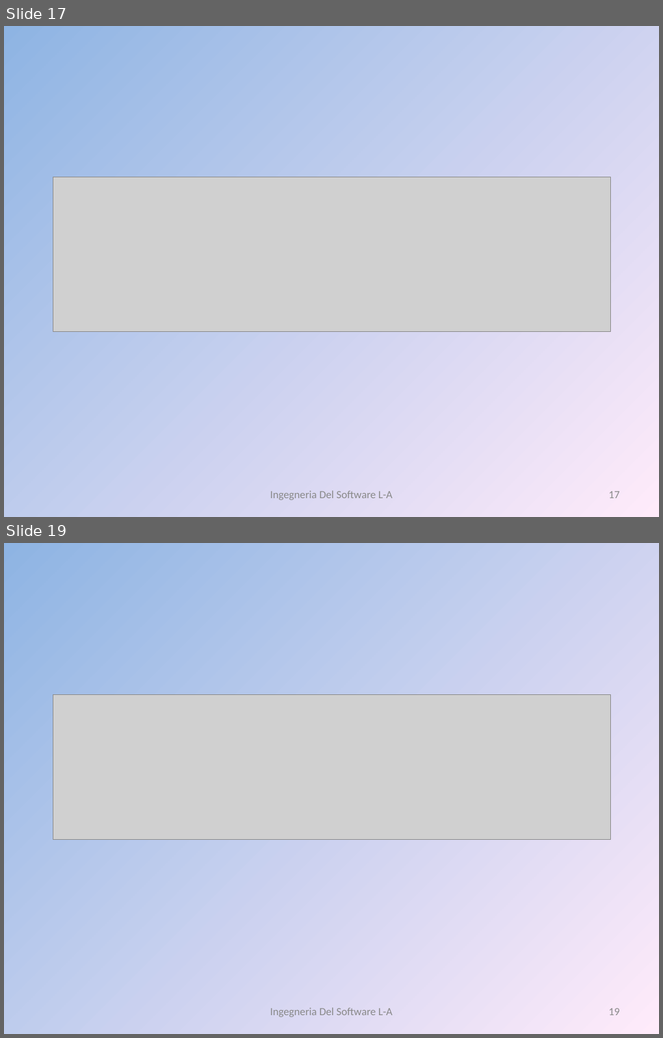
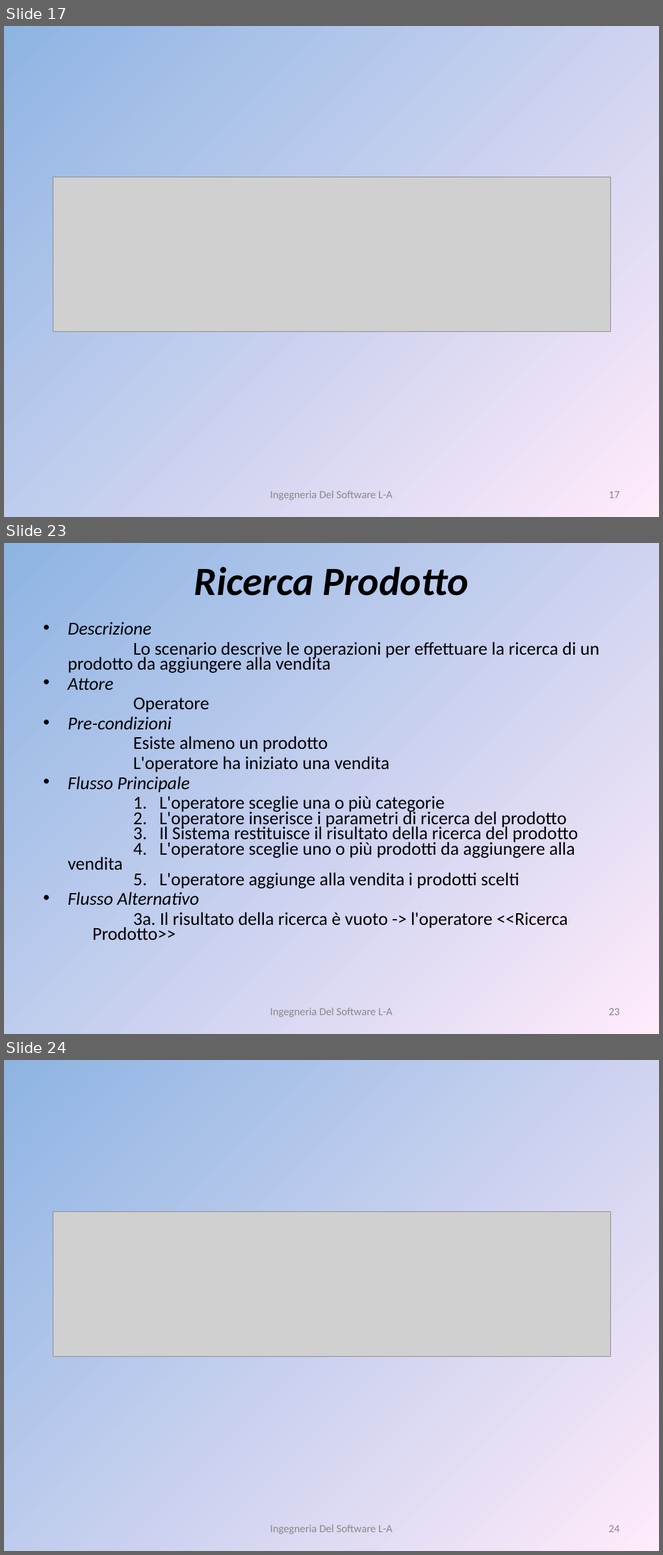
Before and after one commit to liannario/ingsoftbo, a slide deck: ViaggiateSicuri.ppt. Shown one above the other, each under a label of ours: slides 17 and 19 before the commit, slides 17, 23 and 24 after it; the slides between them are not shown. The pictures are 663x1038 and 663x1555 pixels, drawn with LibreOffice and Linux fonts; fonts in the diff are those of the drawing; grey boxes stand for pictures. Boxes give left, top, right and bottom in pixels: in the first picture for what was removed or moved away, otherwise in the second. Text is boxed around its words. In the diff, an @@ line names an element or a change of style, - is before the commit and + after.

```diff
--- a/ViaggiateSicuri.ppt
+++ b/ViaggiateSicuri.ppt
@@ slide 23 added at (x1=4, y1=543, x2=659, y2=1034), background gradient #8EB4E3 to #FFEBFA @@
@@ title added at (x1=194, y1=566, x2=469, y2=596), 44 pt, text #000000, bold, italic @@
+Ricerca Prodotto
@@ text added at (x1=68, y1=622, x2=599, y2=940), 20 pt, text #000000 @@
+• Descrizione
+Lo scenario descrive le operazioni per effettuare la ricerca di un prodotto da aggiungere alla vendita
+• Attore
+Operatore
+• Pre-condizioni
+Esiste almeno un prodotto
+L'operatore ha iniziato una vendita
+• Flusso Principale
+1. L'operatore sceglie una o più categorie
+2. L'operatore inserisce i parametri di ricerca del prodotto
+3. Il Sistema restituisce il risultato della ricerca del prodotto
+4. L'operatore sceglie uno o più prodotti da aggiungere alla vendita
+5. L'operatore aggiunge alla vendita i prodotti scelti
+• Flusso Alternativo
+3a. Il risultato della ricerca è vuoto -> l'operatore <<Ricerca Prodotto>>
@@ text added at (x1=270, y1=1008, x2=393, y2=1017), 12 pt, text #898989 @@
+Ingegneria Del Software L-A
@@ page number added at (x1=609, y1=1008, x2=620, y2=1016), 12 pt, text #898989 @@
+23
@@ what was slide 19 is now slide 24 @@
@@ page number at (x1=609, y1=1525, x2=620, y2=1533): text changed @@
-19
+24
```
Also in this commit, not shown: 2 slides changed, 4 other slides added.
